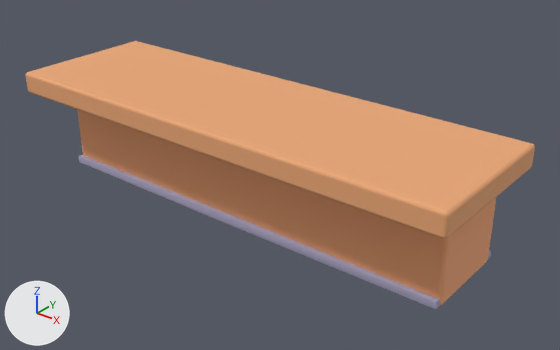
Before and after pictures for a commit that changed the glTF model dashboard/public/office/3d/props/reception-desk.glb.
Camera for both pictures: a camera (50 mm lens) standing at (3.47, -4.0, 2.87) and looking at (0.2, 0.09, 0.33). Arrows for +X, +Y and +Z are at lower left; the lights stay in place. The first picture is the older version. Where no turn or scale is listed for an object, it has been applied to the vertices. Vertices at exactly the same position are counted once.

The first picture shows 'part', 'part.001', 'part.002'.
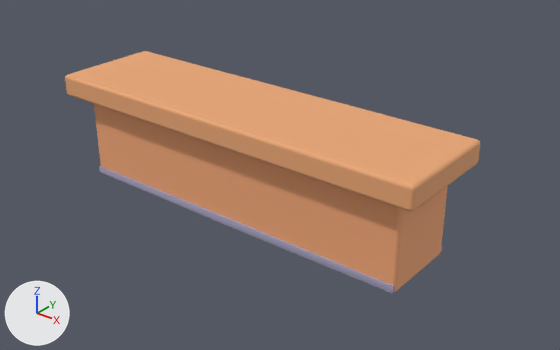
Diff of the bpy script that builds the scene:
```diff
--- a/dashboard/public/office/3d/props/reception-desk.glb.py
+++ b/dashboard/public/office/3d/props/reception-desk.glb.py
@@ me_part @@
 # used by ob_part; location = (0.0, 0.0, 0.79)
-me_part.from_pydata(...)  # 56 vertices, 108 faces; spans x -1.9..1.9, y -0.6..0.6, z -0.09..0.09
+me_part.from_pydata(...)  # 56 vertices, 108 faces; spans x -1.6..1.6, y -0.44..0.44, z -0.09..0.09
+# me_part part 1: the whole mesh is scaled about its middle by (0.841, 0.726, 1)
 me_part.materials.append(mat_palette)
@@ me_part_001 @@
 # used by ob_part_001; location = (0.0, 0.1, 0.35)
-me_part_001.from_pydata(...)  # 56 vertices, 108 faces; spans x -1.75..1.75, y -0.35..0.35, z -0.35..0.35
+me_part_001.from_pydata(...)  # 56 vertices, 108 faces; spans x -1.45..1.45, y -0.32..0.32, z -0.35..0.35
+# me_part_001 part 2: the whole mesh is scaled about its middle by (0.827, 0.91, 1)
 me_part_001.materials.append(mat_palette)
@@ me_part_002 @@
 # used by ob_part_002; location = (0.0, 0.1, 0.04)
-me_part_002.from_pydata(...)  # 26 vertices, 48 faces; spans x -1.75..1.75, y -0.4..0.4, z -0.04..0.04
+me_part_002.from_pydata(...)  # 26 vertices, 48 faces; spans x -1.45..1.45, y -0.34..0.34, z -0.04..0.04
+# me_part_002 part 3: the whole mesh is scaled about its middle by (0.828, 0.846, 1)
 me_part_002.materials.append(mat_palette)
@@ ob_part_001 @@
 ob_part_001 = bpy.data.objects.new('part.001', me_part_001)
-ob_part_001.location = (0.0, 0.1, 0.35)
+ob_part_001.location = (0.0, 0.02, 0.35)
@@ ob_part_002 @@
 ob_part_002 = bpy.data.objects.new('part.002', me_part_002)
-ob_part_002.location = (0.0, 0.1, 0.04)
+ob_part_002.location = (0.0, 0.02, 0.04)
```

Location of each change, (x1, y1, x2, y2) in pixels of the pictures (560 x 350 px):
'part', rescaled (19% narrower, 19% shorter)
    before: (25, 41, 535, 239)
    after: (65, 51, 480, 211)
'part.001', rescaled (15% narrower)
    before: (77, 110, 496, 305)
    after: (94, 104, 448, 292)
'part.002', rescaled (17% narrower, 17% shorter)
    before: (79, 155, 491, 309)
    after: (99, 166, 442, 293)
